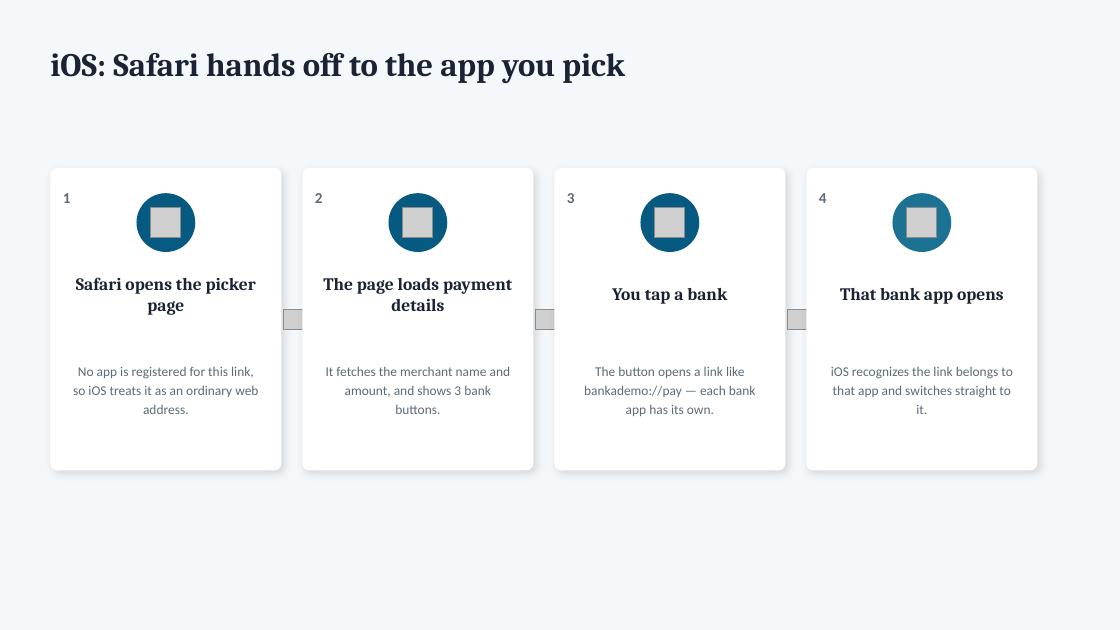
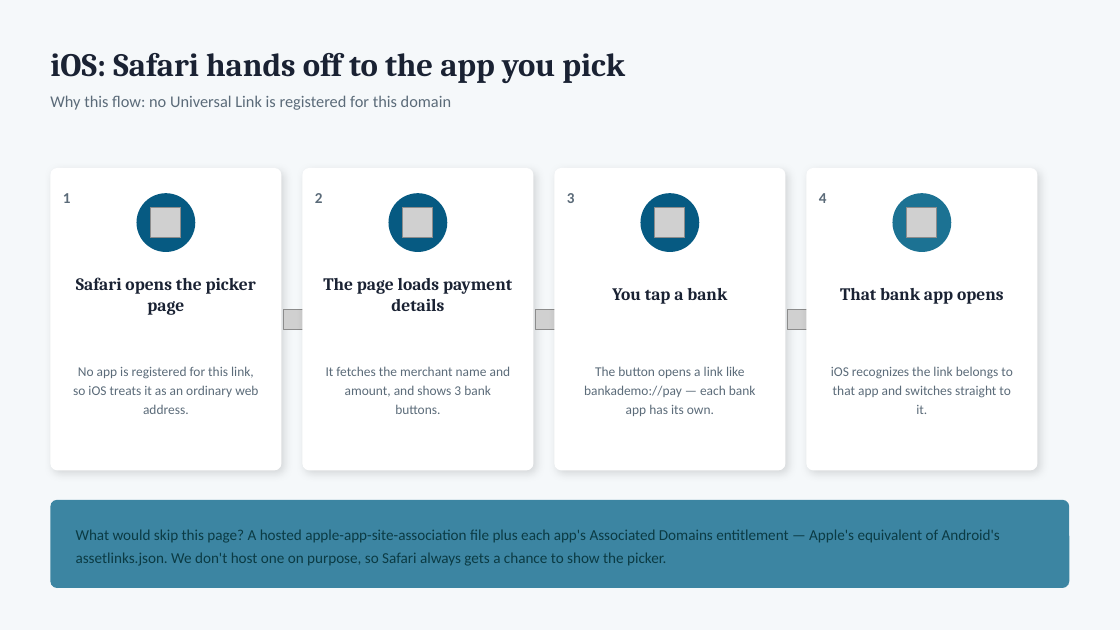
Before and after one commit to deandrehaijielim-commits/sgqr-deep-link-demo, a slide deck: slide 6 of SGQR_Deep_Linking_Simulation.pptx (slide 5 before the commit). Drawn at 1120x630 pixels with LibreOffice and Linux fonts; fonts in the diff are those of the drawing; grey boxes stand for pictures. Boxes give left, top, right and bottom in pixels: in the first picture for what was removed or moved away, otherwise in the second. Text is boxed around its words. In the diff, an @@ line names an element or a change of style, - is before the commit and + after.

Commit message:
Update deck: add App Link verification experiment, explain why each platform's flow works the way it does
- New slide: "Why not just verify the Android App Link?" — documents
  the on-device test (all 3 apps verified, but no chooser appeared;
  Android silently opened the most-recently-installed verified app
  instead) and the conclusion that verification and the disambiguation
  dialog are mutually exclusive by design.
- Android and iOS flow slides now state the underlying "why" up front
  (unverified link / no Universal Link record) instead of just the
  "what happens" steps.
- iOS flow slide gained a callout explaining what would skip the
  picker page (a hosted apple-app-site-association + Associated
  Domains entitlement) and why we don't host one.
- Closing and Real-vs-Simulated slides updated to reference the actual
  verification test instead of a hypothetical.
- Reduced excess whitespace in card layouts (slides 2, 3, 5, 7).

```diff
--- a/SGQR_Deep_Linking_Simulation.pptx
+++ b/SGQR_Deep_Linking_Simulation.pptx
@@ text added at box(50, 95, 451, 110), 14 pt, text #5B6B79 @@
+Why this flow: no Universal Link is registered for this domain
@@ rounded rectangle added at box(50, 500, 1070, 588), fill #1C7293 at 85% opacity @@
@@ text added at box(76, 529, 1000, 566), 13 pt, text #0B3B44 @@
+What would skip this page? A hosted apple-app-site-association file plus each app's Associated Domains entitlement — Apple's equivalent of Android's assetlinks.json. We don't host one on purpose, so Safari always gets a chance to show the picker.
```
Also in this commit, not shown: 3 other slides changed, 1 slide added.
